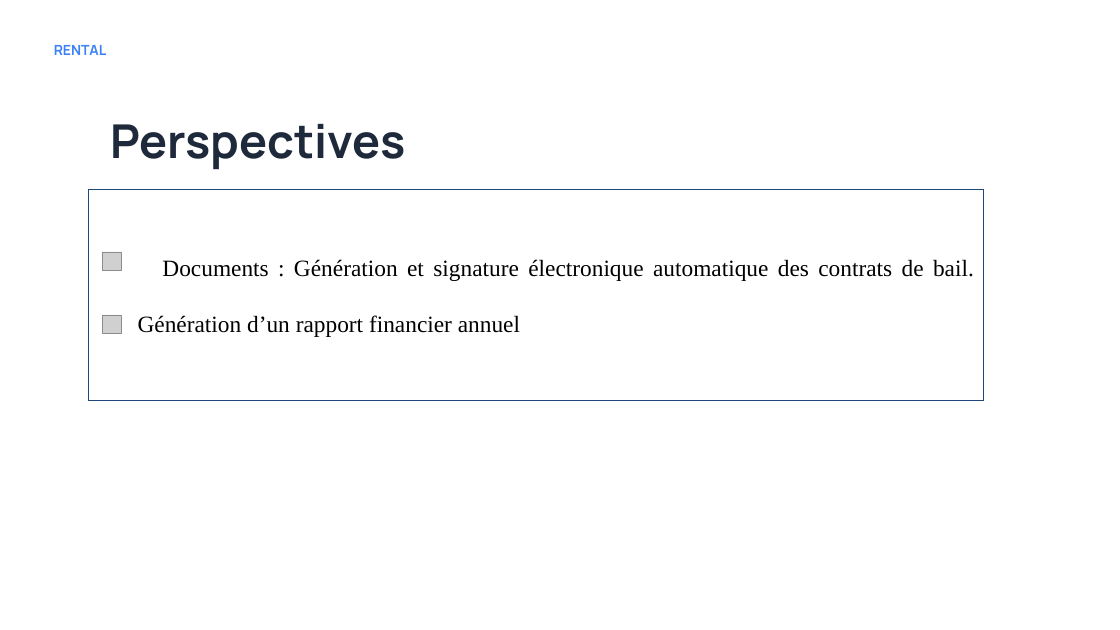
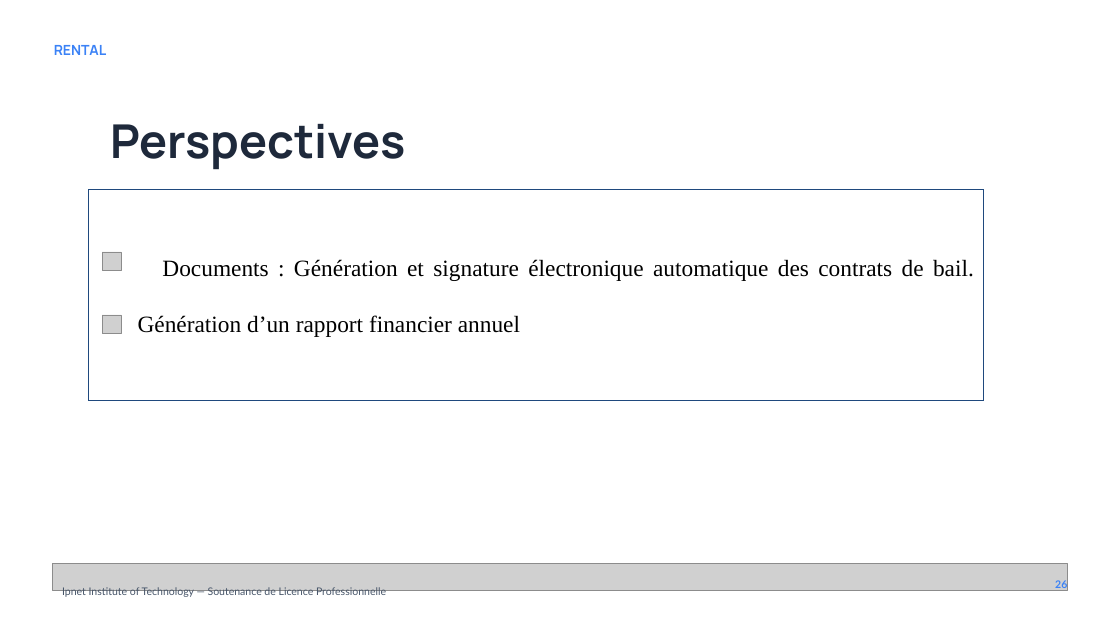
Before and after one commit to xavierGIT04/Soutenance, a slide deck: slide 26 of Soutenance de Licence - GBANDI WAKE (1).pptx (slide 25 before the commit). Drawn at 1120x630 pixels with LibreOffice and Linux fonts; fonts in the diff are those of the drawing; grey boxes stand for pictures; background and template pictures are left out. Boxes give left, top, right and bottom in pixels: in the first picture for what was removed or moved away, otherwise in the second. Text is boxed around its words. In the diff, an @@ line names an element or a change of style, - is before the commit and + after.

```diff
--- a/Soutenance de Licence - GBANDI WAKE (1).pptx
+++ b/Soutenance de Licence - GBANDI WAKE (1).pptx
@@ picture added at (52,564,1067,591) @@
@@ text added at (62,587,386,598), 9 pt, text #475569 @@
+Ipnet Institute of Technology — Soutenance de Licence Professionnelle
@@ text added at (1055,580,1067,591), 9 pt, text #3B82F6, bold @@
+26
```
Also in this commit, not shown: 3 other slides changed, 1 slide added, 1 other file.
